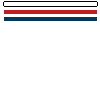
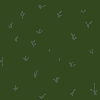
Layered file, before and after one edit (100px x 100px). Changes by layer:
added layer "Layer #1" above "UI" over <box>0,0,100,100</box>
hid "UI" over <box>3,1,98,21</box>
